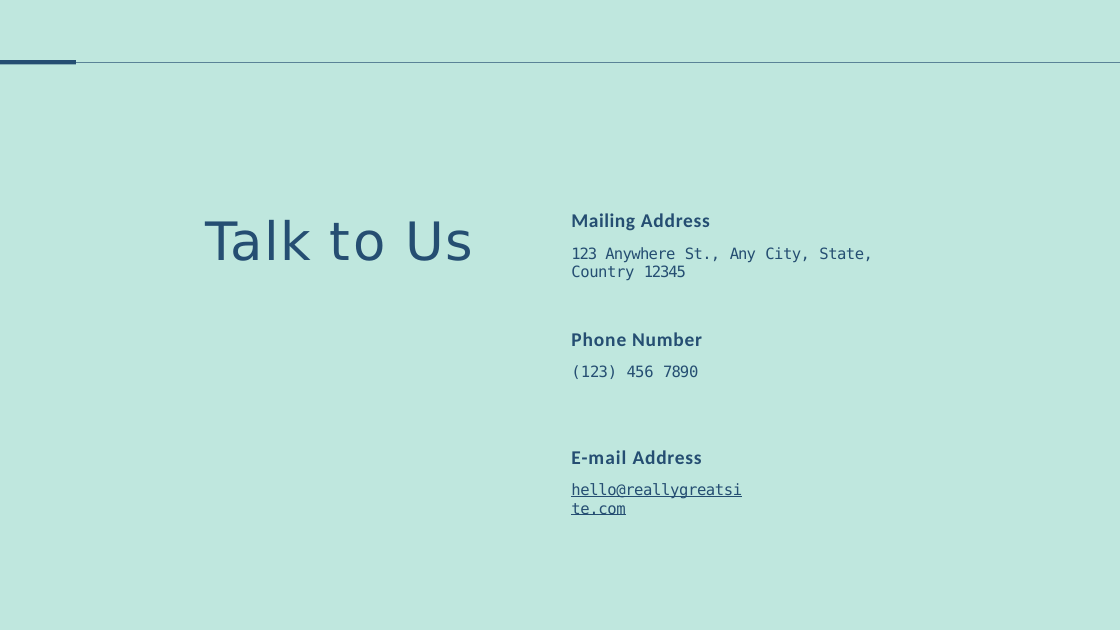
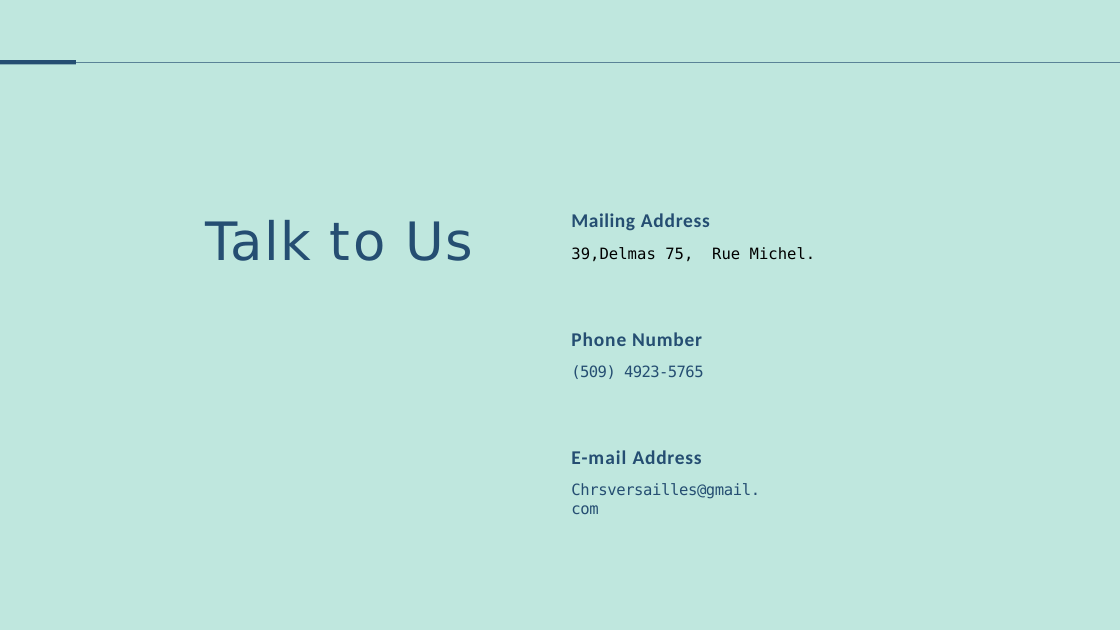
Before and after one commit to Chrismond-Versailles/Abortion-Case-in-Haiti-Capstone-project, a slide deck: slide 12 of SodaPDF-converted-Presentation capstone..pptx. Drawn at 1120x630 pixels with LibreOffice and Linux fonts; fonts in the diff are those of the drawing. Boxes give left, top, right and bottom in pixels: in the first picture for what was removed or moved away, otherwise in the second. Text is boxed around its words. In the diff, an @@ line names an element or a change of style, - is before the commit and + after.

```diff
--- a/SodaPDF-converted-Presentation capstone..pptx
+++ b/SodaPDF-converted-Presentation capstone..pptx
@@ text at [571, 247, 816, 261]: text changed; text colour #254E72 to #000000 @@
-123 Anywhere St., Any City, State, Country 12345
+39,Delmas 75, Rue Michel.
@@ text at [571, 365, 704, 379]: text changed @@
-(123) 456 7890
+(509) 4923-5765
@@ text at [571, 483, 760, 514]: text changed @@
-hello@reallygreatsite.com
+Chrsversailles@gmail.com
```
Also in this commit, not shown: 4 other slides changed, 1 slide added, 1 slide removed.
